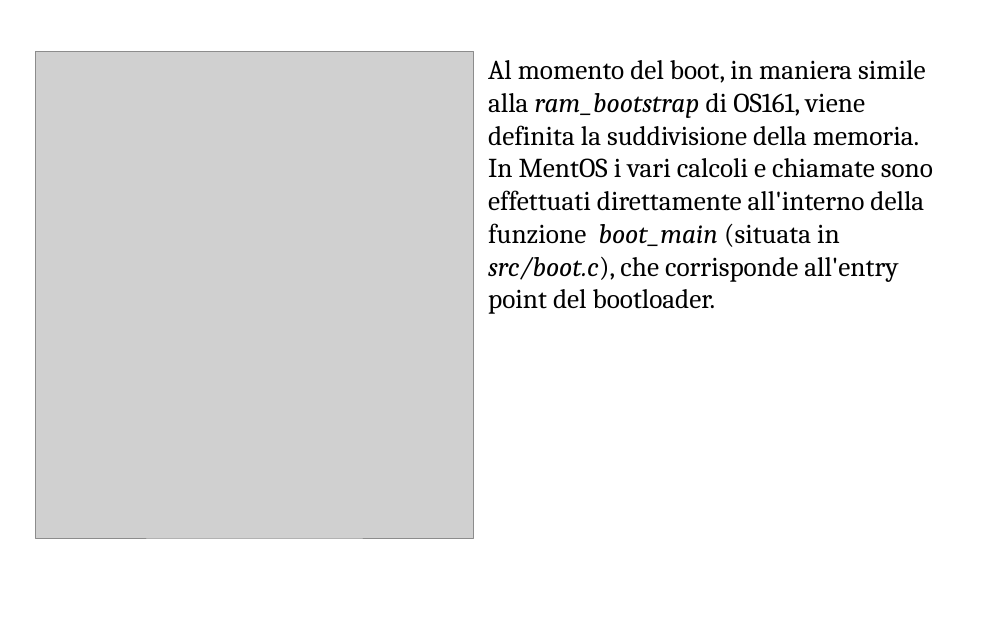
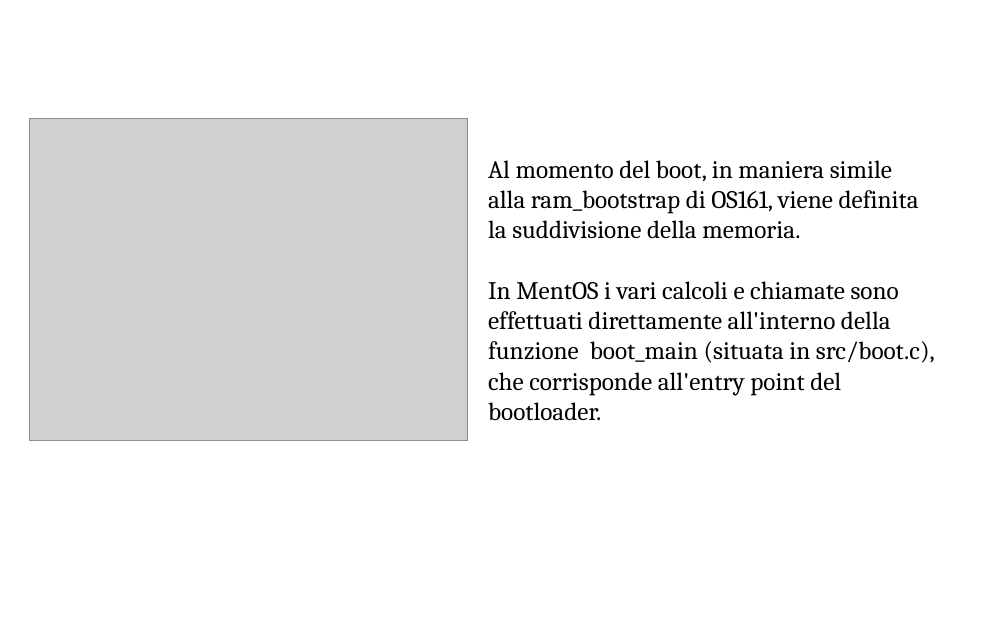
Before and after one commit to ProgrammazioneDiSistema2023-IA-ZZ/Group04, a slide deck: slide 10 of MentOS - Gestione Memoria.odp. Drawn at 1008x625 pixels with LibreOffice and Linux fonts; fonts in the diff are those of the drawing; grey boxes stand for pictures. Boxes give left, top, right and bottom in pixels: in the first picture for what was removed or moved away, otherwise in the second. Text is boxed around its words. In the diff, an @@ line names an element or a change of style, - is before the commit and + after.

Commit message:
Finita memoria fisica, aggiunto paging
Mancano Memory e segment descriptor

```diff
--- a/MentOS - Gestione Memoria.odp
+++ b/MentOS - Gestione Memoria.odp
@@ picture resized from (x1=36, y1=51, x2=473, y2=538) to (x1=29, y1=119, x2=467, y2=441) @@
@@ title "Al momento del boot, in ..." moved from (x1=488, y1=60, x2=933, y2=314) to (x1=488, y1=160, x2=935, y2=421) @@
@@ title "Al momento del boot, in ..." at (x1=488, y1=160, x2=935, y2=421): size 26 to 24 pt; italic off in "ram_bootstrap boot_main src/boot.c)," @@
```
Also in this commit, not shown: 4 other slides changed, 14 slides added, 3 slides removed.
